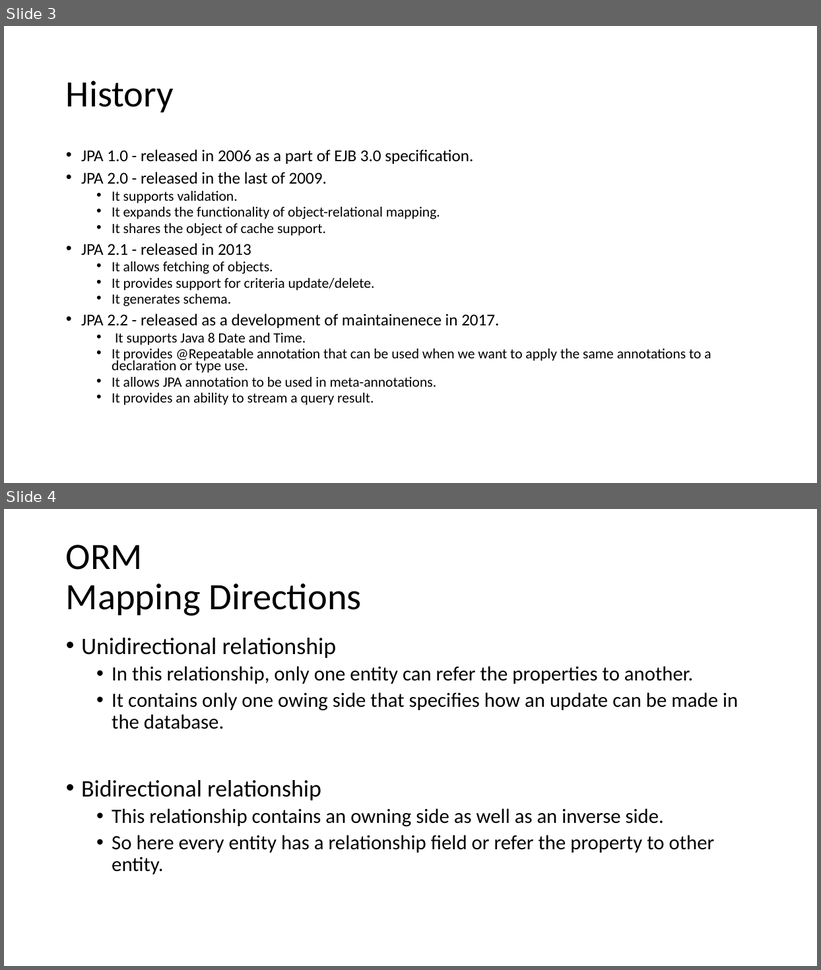
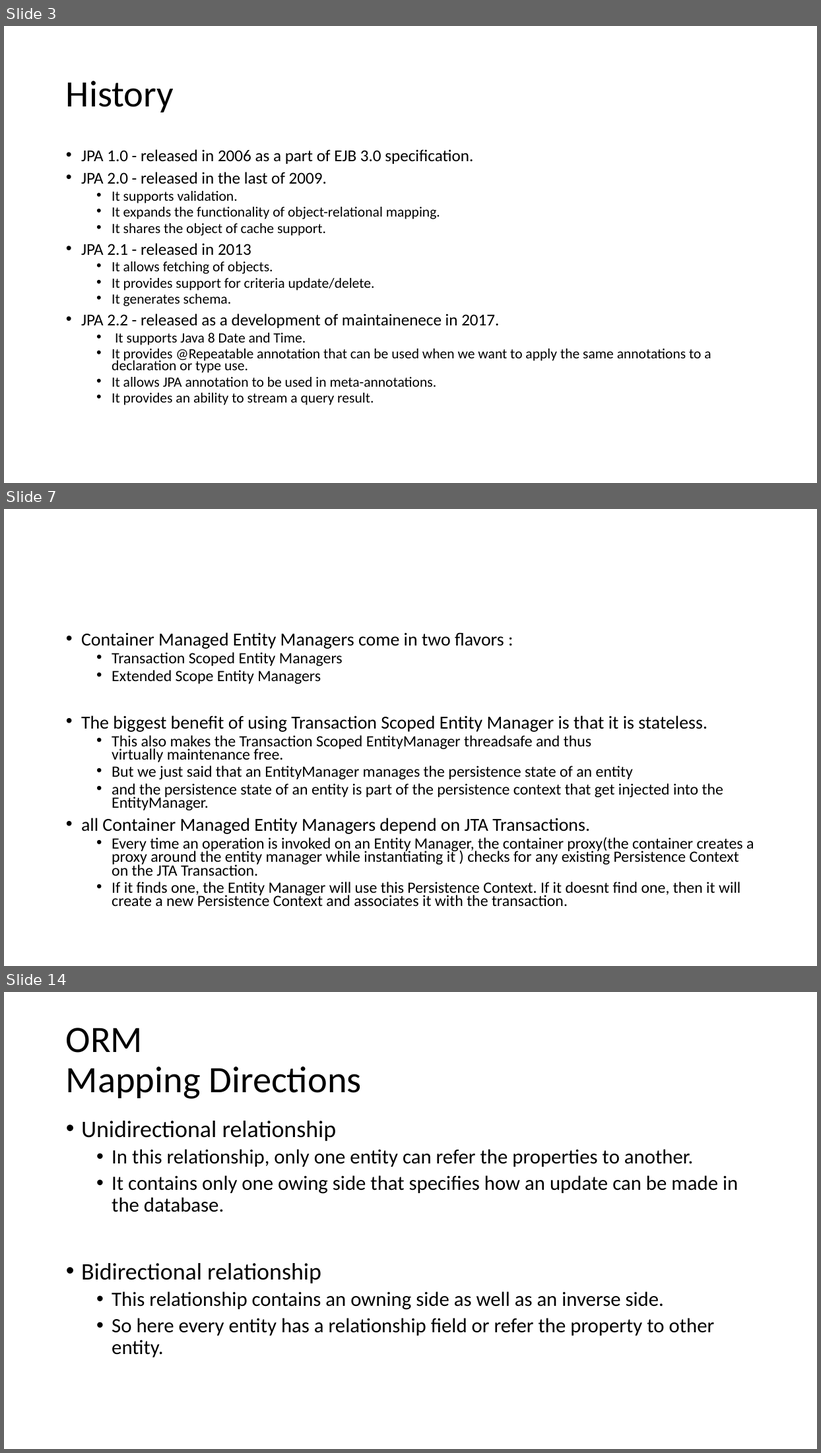
Before and after one commit to lawren43/mytest-repo, a slide deck: test-springmvc/doc/20181018-Spring JPA.pptx. Shown one above the other, each under a label of ours: slides 3 and 4 before the commit, slides 3, 7 and 14 after it; the slides between them are not shown. The pictures are 821x970 and 821x1453 pixels, drawn with LibreOffice and Linux fonts; fonts in the diff are those of the drawing. Boxes give left, top, right and bottom in pixels: in the first picture for what was removed or moved away, otherwise in the second. Text is boxed around its words. In the diff, an @@ line names an element or a change of style, - is before the commit and + after.

```diff
--- a/test-springmvc/doc/20181018-Spring JPA.pptx
+++ b/test-springmvc/doc/20181018-Spring JPA.pptx
@@ slide 7 added at (4, 509, 817, 966), background #FFFFFF @@
@@ text added at (81, 632, 754, 906), 18.6 pt, text #000000 @@
+• Container Managed Entity Managers come in two flavors :
+  • Transaction Scoped Entity Managers
+  • Extended Scope Entity Managers
+• The biggest benefit of using Transaction Scoped Entity Manager is that it is stateless.
+  • This also makes the Transaction Scoped EntityManager threadsafe and thus virtually maintenance free.
+  • But we just said that an EntityManager manages the persistence state of an entity
+  • and the persistence state of an entity is part of the persistence context that get injected into the EntityManager.
+• all Container Managed Entity Managers depend on JTA Transactions.
+  • Every time an operation is invoked on an Entity Manager, the container proxy(the container creates a proxy around the entity manager while instantiating it ) checks for any existing Persistence Context on the JTA Transaction.
+  • If it finds one, the Entity Manager will use this Persistence Context. If it doesnt find one, then it will create a new Persistence Context and associates it with the transaction.
@@ what was slide 4 is now slide 14 @@
```
Also in this commit, not shown: 2 slides changed, 13 other slides added, 1 slide removed, 3 other files.
